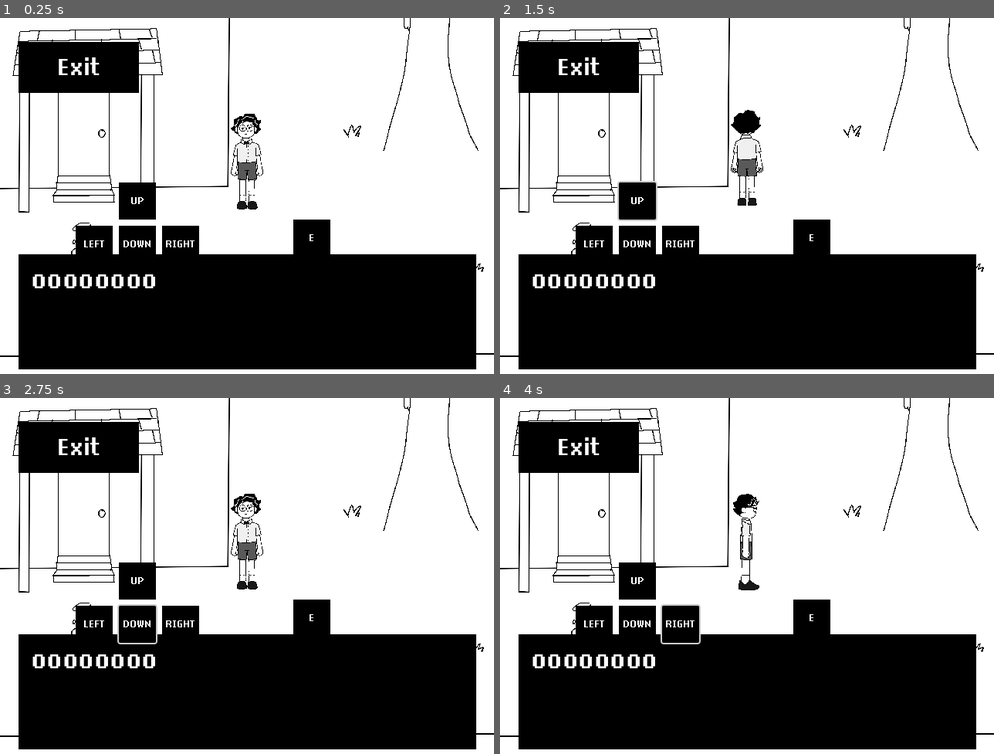
Above: before the commit, frames 1-4 (two rows, left to right).
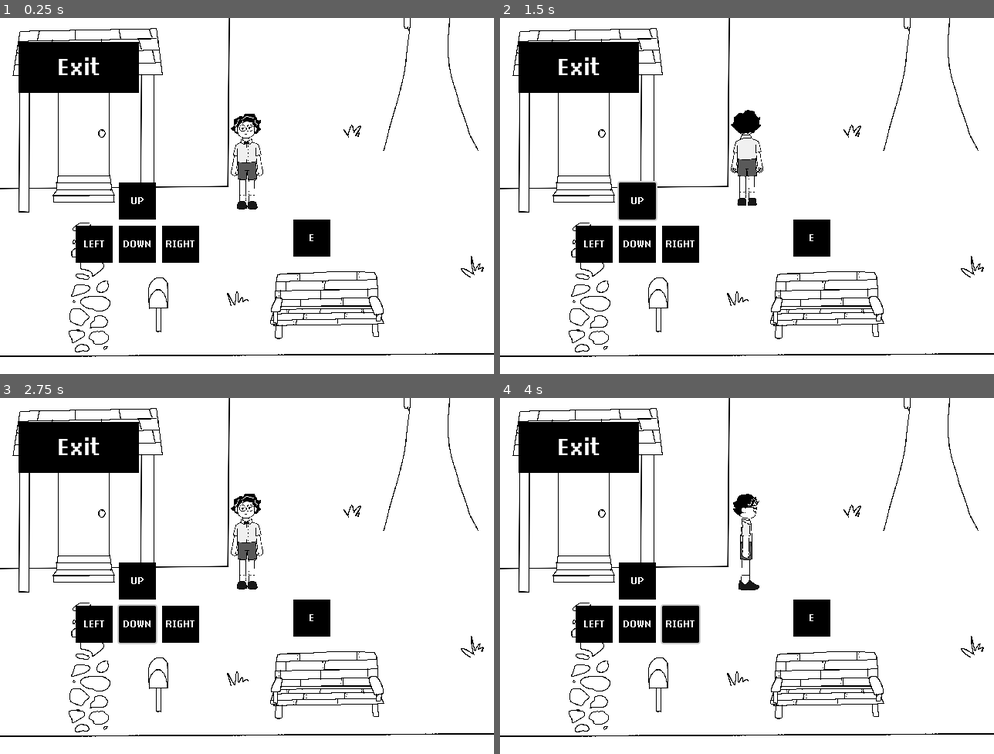
Above: after the commit, the same moments.

Repository: vinzudeiba/rpg-top-down-milo
Game: Godot game, scene res://Scene/world.tscn
Two runs of this game, one before a commit and one after it. Both use one fixed random seed, a clock stepped at 60 frames per second and the inputs below. This scene is started directly instead of the project's main scene.
Inputs:
- Up to frame 1 (0.25 s): no input
- Up to frame 2 (1.5 s): click "E" at 0.5 s; click "UP" at 1.25 s
- Up to frame 3 (2.75 s): click "DOWN" at 2 s
- Up to frame 4 (4 s): click "LEFT" at 2.75 s; click "RIGHT" at 3.5 s

The runs differ from the first frame. In frame 1, 28% of the frame differs, in the area x 3-97%, y 66-99%; in frame 2, 28%; in frame 3, 28%; in frame 4, 28%.
Error before the commit: Parse Error: Static function "get_unix_time_msec()" not found in base "GDScriptNativeClass". (res://Script/dialog_manager.gd:55)

Commit message:
button "E" 100% fix, physical "E" still not fix
-button "E" 100% fix
-physical key "E" still not fix
-change speed text

Diff:
--- a/Script/dialog_manager.gd
+++ b/Script/dialog_manager.gd
@@ -1,6 +1,6 @@
 extends CanvasLayer
 
-@export var text_speed: float = 0.03  # seconds per character (lebih kecil = lebih cepat)
+@export var text_speed: float = 0.05  # seconds per character (lebih kecil = lebih cepat)
 @onready var kotakhitam = $DialogPanel
 @onready var tekskata = $RichTextLabel
 
@@ -15,10 +15,6 @@
 var time_elapsed: float = 0.0
 var is_typing: bool = false   # true = sedang mengetik huruf demi huruf
 var total_chars: int = 0
-
-# debounce untuk menghindari press yang sama (yang membuka dialog) langsung dianggap advance
-var _open_debounce_time: float = 0.12
-var _opened_at: float = -1.0
 
 func _ready() -> void:
 	kotakhitam.visible = false
@@ -41,7 +37,7 @@
 
 		var npc_name = str(npc.name)
 		print("[DialogManager] npc.name='", npc_name, "'; dialog_data.has=", dialog_data.has(npc_name))
-		current_lines = dialog_data.get(npc.name, []).duplicate()
+		current_lines = dialog_data.get(npc_name, []).duplicate()
 		current_index = 0
 
 		print("[DialogManager] current_lines.size=", current_lines.size())
@@ -51,8 +47,6 @@
 			return
 
 		_start_line(current_lines[current_index])
-		# set waktu buka supaya kita ignore kemungkinan press yang sama yang membuka dialog
-		_opened_at = OS.get_unix_time_msec() / 1000.0
 	else:
 		_close_dialog()
 
@@ -118,13 +112,6 @@
 			is_typing = false
 			tekskata.visible_ratio = 1.0
 
-	# Poll physical key juga di _process agar tidak tergantung pada event propagation
-	if kotakhitam.visible:
-		# ignore press yang sama yang membuka dialog dalam jangka waktu sangat singkat
-		var now = OS.get_unix_time_msec() / 1000.0
-		if Input.is_action_just_pressed("Aksi") and (now - _opened_at) > _open_debounce_time:
-			_handle_interact_press()
-
 func _close_dialog() -> void:
 	kotakhitam.hide()
 	tekskata.hide()
@@ -136,5 +123,3 @@
 	time_elapsed = 0.0
 	is_typing = false
 	total_chars = 0
-	# reset open timestamp
-	_opened_at = -1.0
--- a/Script/player.gd
+++ b/Script/player.gd
@@ -38,10 +38,14 @@
 	move_and_slide()
 
 	# tangani interaksi E: hanya jika tidak sedang interaksi global
-	if Input.is_action_just_pressed("Aksi") and not ApaAja.is_interacting:
-		print("[Player] physical Aksi just pressed; current_npc=", current_npc)
-		if current_npc:
-			ApaAja.start_interaksi(current_npc)
+	#if Input.is_action_just_pressed("Aksi") and not ApaAja.is_interacting:
+		#print("[Player] physical Aksi just pressed; current_npc=", current_npc)
+		#if current_npc:
+			#ApaAja.start_interaksi(current_npc)
+
+	if Input.is_action_just_pressed("Aksi"):
+	# Kirim semua input 'E' lewat signal bus supaya perilaku konsisten
+		ApaAja.ui_interact()
 
 # movement input handling: gabungan "step" (just_pressed) dan hold (continuous)
 func _handle_movement_input() -> void:
--- a/project.godot
+++ b/project.godot
@@ -10,7 +10,7 @@
 
 [application]
 
-config/name="RPG Top Down"
+config/name="RPG Top Down milo"
 run/main_scene="uid://h1q8ahk6h73n"
 config/features=PackedStringArray("4.3", "GL Compatibility")
 boot_splash/show_image=false
